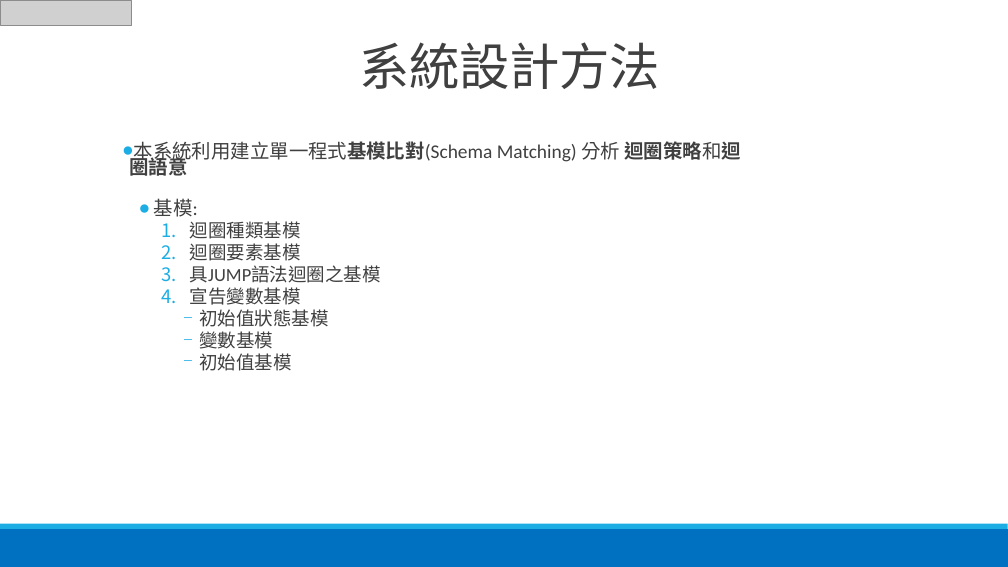
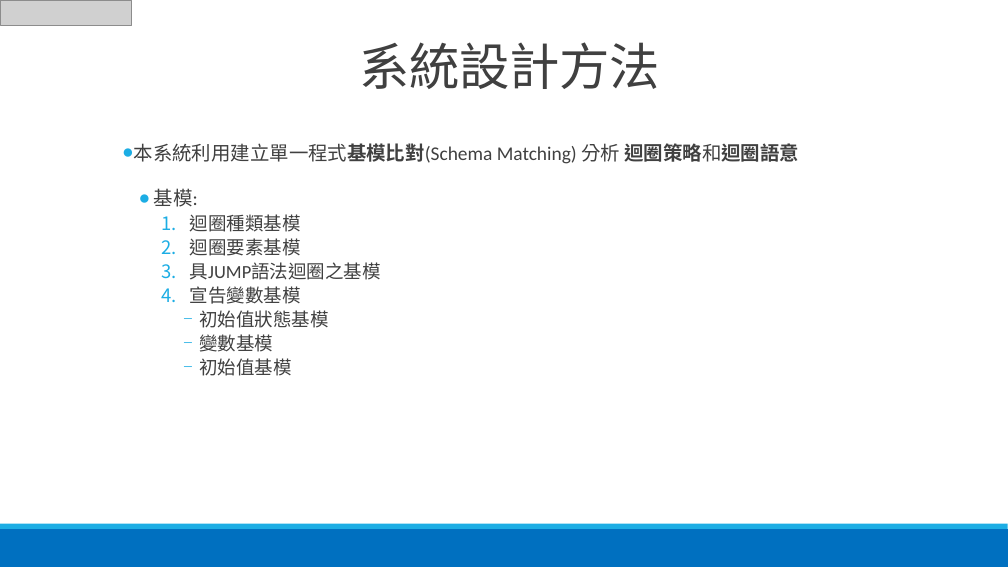
Before and after one commit to imnate/Paper, a slide deck: slide 12 of paper.pptx. Drawn at 1008x567 pixels with LibreOffice and Linux fonts; fonts in the diff are those of the drawing; grey boxes stand for pictures. Boxes give left, top, right and bottom in pixels: in the first picture for what was removed or moved away, otherwise in the second. Text is boxed around its words. In the diff, an @@ line names an element or a change of style, - is before the commit and + after.

```diff
--- a/paper.pptx
+++ b/paper.pptx
@@ text "本系統利用建立單一程式基模比對(Schema Matching) 分析 迴圈策略和迴圈語意" at bbox=[134, 143, 799, 376]: line spacing 0.7 to 0.8 @@
```
Also in this commit, not shown: 5 other slides changed, 44 other files.
